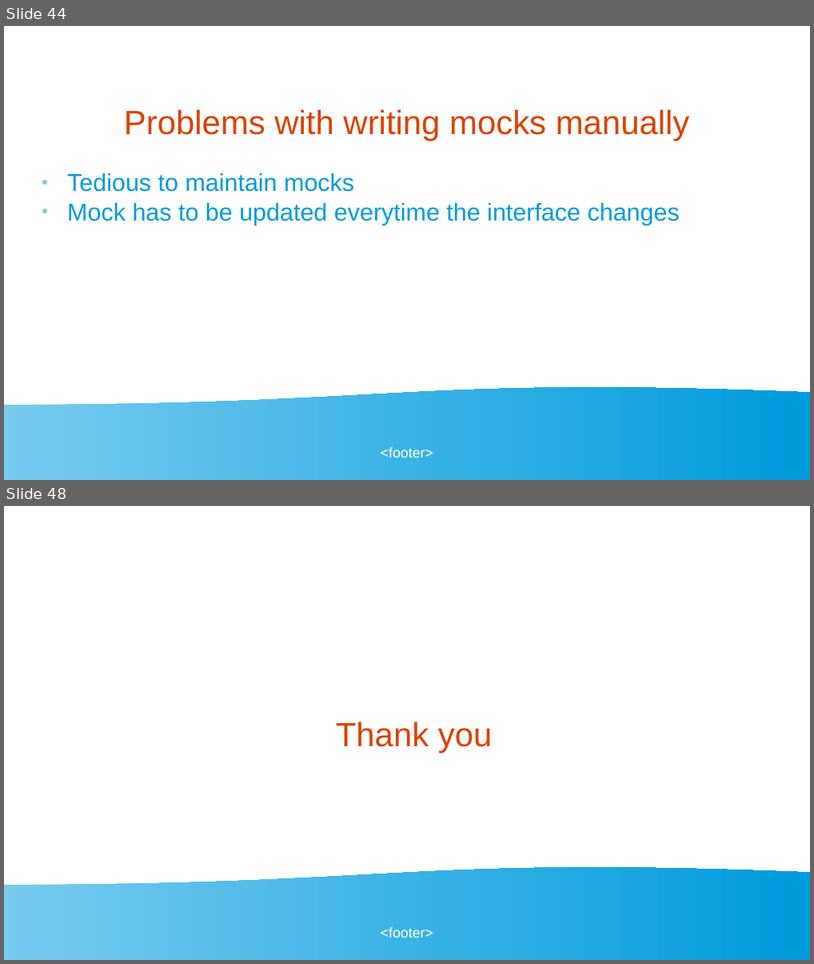
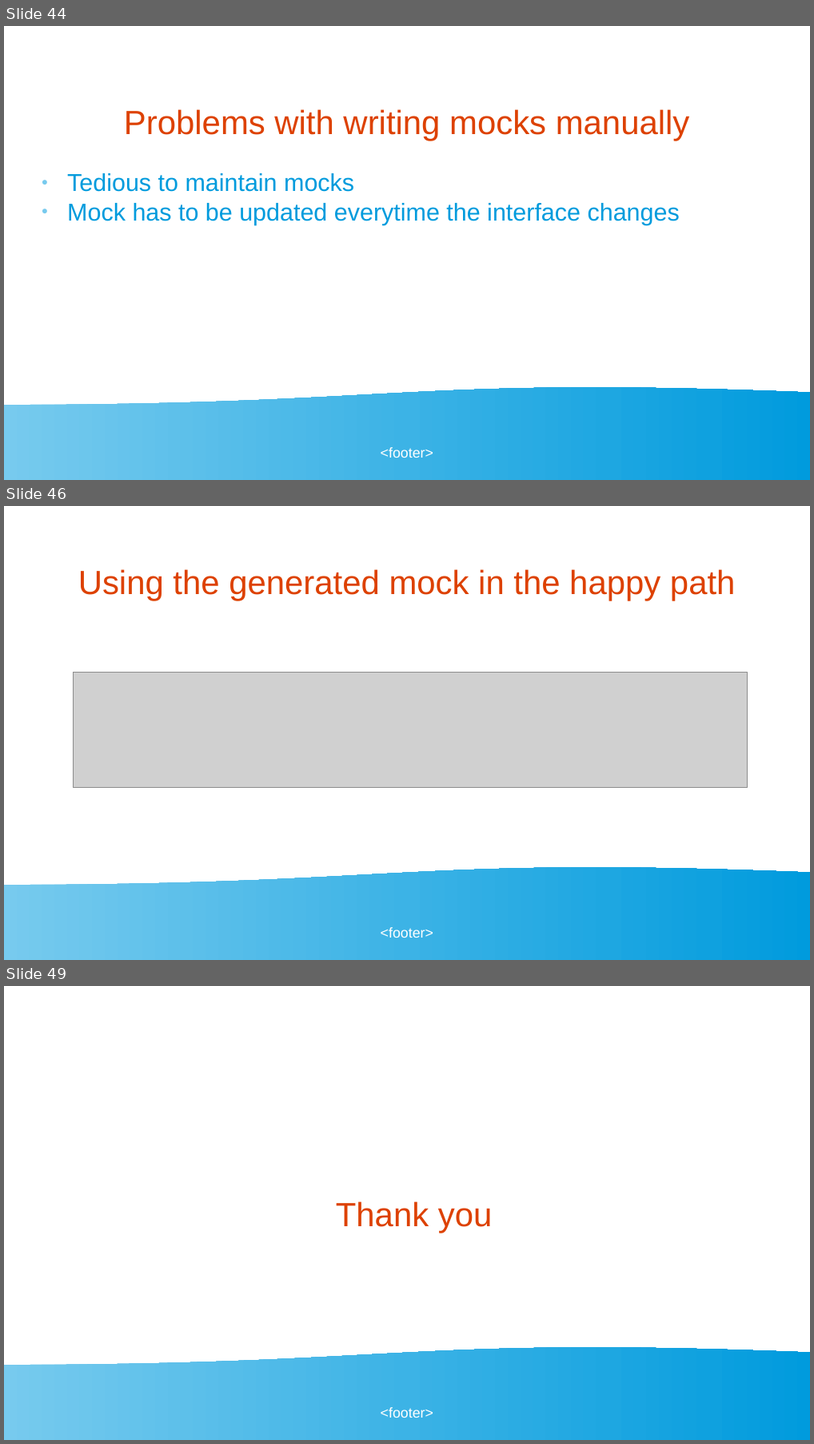
Before and after one commit to golangbot/gophercon-uk-2025-talk, a slide deck: Presentation.odp. Shown one above the other, each under a label of ours: slides 44 and 48 before the commit, slides 44, 46 and 49 after it; the slides between them are not shown. The pictures are 814x964 and 814x1444 pixels, drawn with LibreOffice and Linux fonts; fonts in the diff are those of the drawing; grey boxes stand for pictures. Boxes give left, top, right and bottom in pixels: in the first picture for what was removed or moved away, otherwise in the second. Text is boxed around its words. In the diff, an @@ line names an element or a change of style, - is before the commit and + after.

```diff
--- a/Presentation.odp
+++ b/Presentation.odp
@@ slide 46 added at [4,506,810,960], background #FFFFFF; not listed: 2 template elements that a slide beside it also shows @@
@@ title added at [78,569,735,600], 33 pt, text #DD4100 @@
+Using the generated mock in the happy path
@@ picture added at [73,672,747,787] @@
@@ what was slide 48 is now slide 49 @@
```
Also in this commit, not shown: 2 slides changed, 1 other slide added, 1 slide removed.
